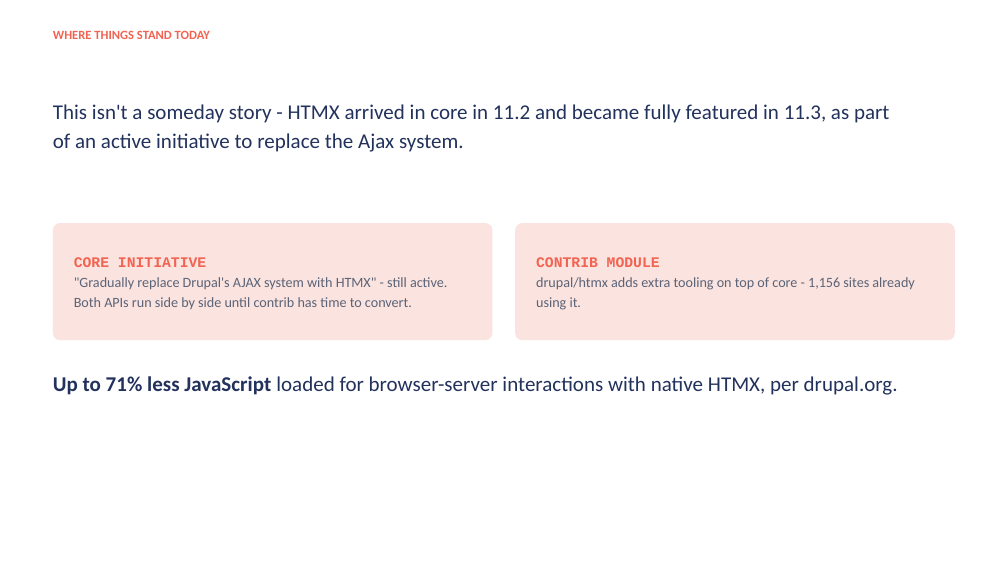
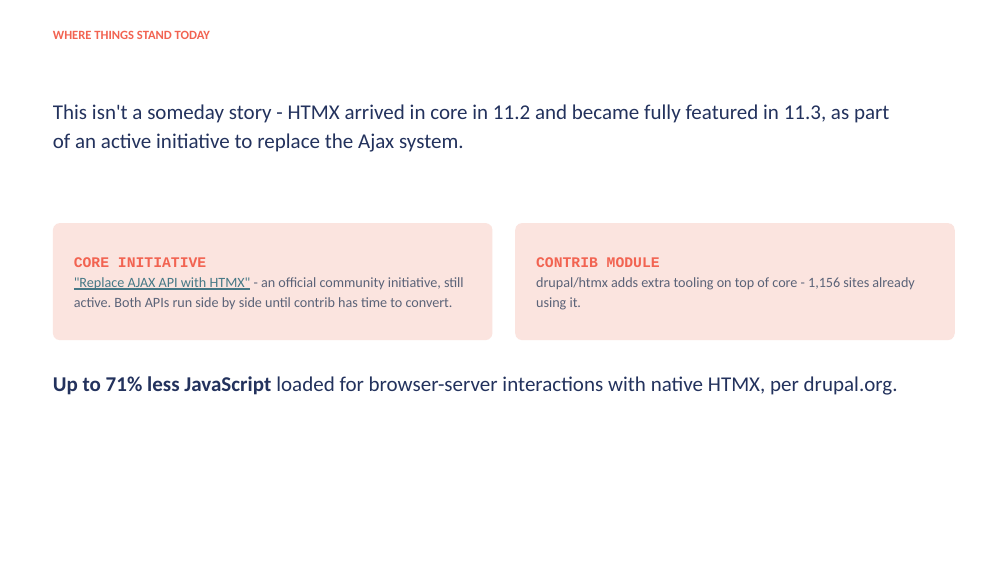
Before and after one commit to RChaubey16/drupalcon-rotterdam-session, a slide deck: slide 43 of Ajax to HTMX.pptx. Drawn at 1008x567 pixels with LibreOffice and Linux fonts; fonts in the diff are those of the drawing; background and template pictures are left out. Boxes give left, top, right and bottom in pixels: in the first picture for what was removed or moved away, otherwise in the second. Text is boxed around its words. In the diff, an @@ line names an element or a change of style, - is before the commit and + after.

```diff
--- a/Ajax to HTMX.pptx
+++ b/Ajax to HTMX.pptx
@@ text in rounded rectangle at bbox=[74, 277, 464, 309]: text changed @@
-"Gradually replace Drupal's AJAX system with HTMX" - still active. Both APIs run side by side until contrib has time to convert.
+"Replace AJAX API with HTMX" - an official community initiative, still active. Both APIs run side by side until contrib has time to convert.
```
Also in this commit, not shown: 1 other slide changed, 3 other files.
